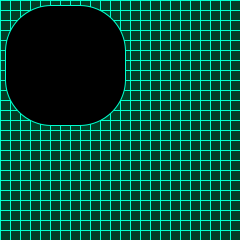
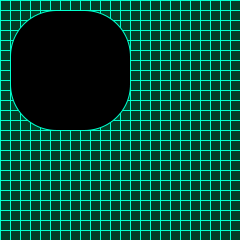
Two versions of the same layered image (240 x 240). Layer-by-layer changes:
painted on "rec-01" over box(5, 5, 130, 130)
